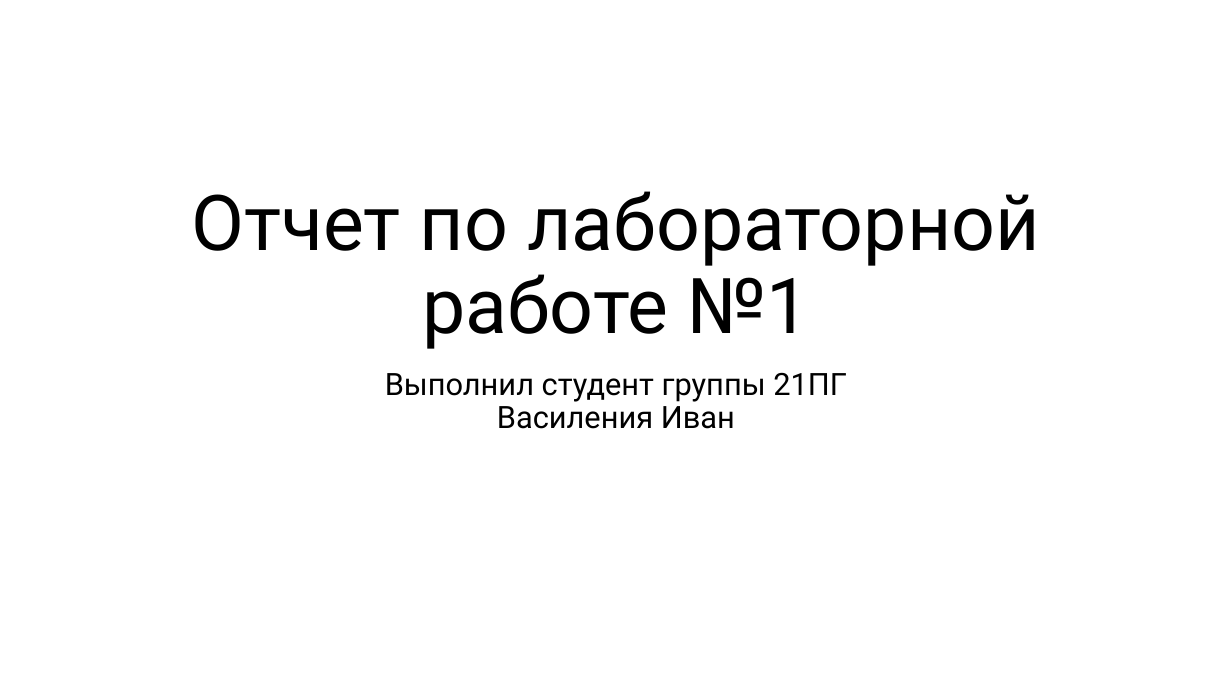
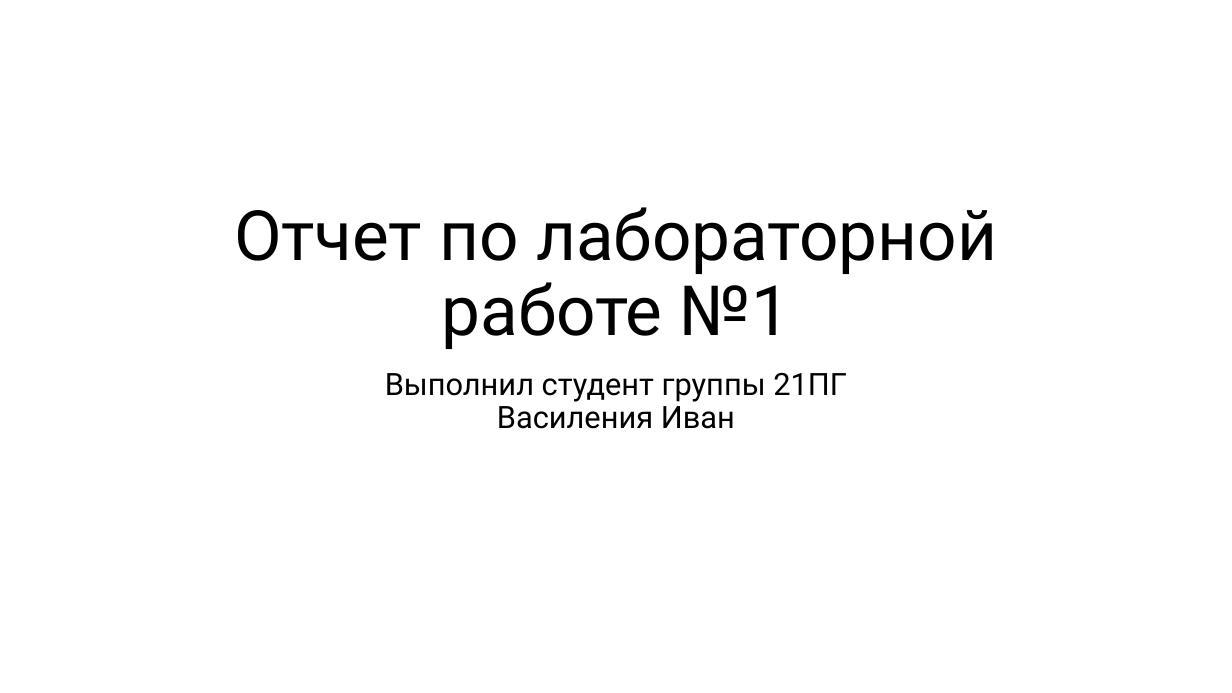
Before and after one commit to kuskas112/Labs, a slide deck: slide 1 of Основы системного анализа/lab1/lab1.pptx. Drawn at 1232x693 pixels with LibreOffice and Linux fonts; fonts in the diff are those of the drawing. Boxes give left, top, right and bottom in pixels: in the first picture for what was removed or moved away, otherwise in the second. Text is boxed around its words. In the diff, an @@ line names an element or a change of style, - is before the commit and + after.

```diff
--- a/Основы системного анализа/lab1/lab1.pptx
+++ b/Основы системного анализа/lab1/lab1.pptx
@@ title "Отчет по лабораторной работе №1" at (234,207,997,349): size 60 to 54 pt @@
```
Also in this commit, not shown: 4 other slides changed, 1 slide added, 8 slides removed.
